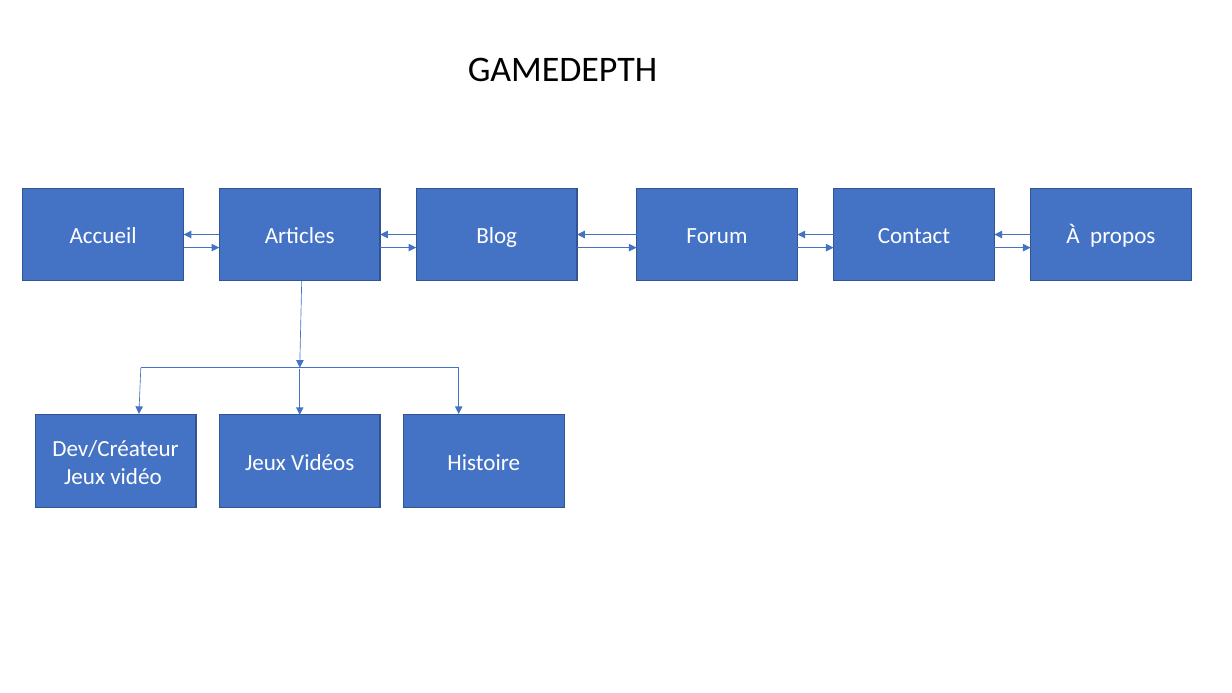
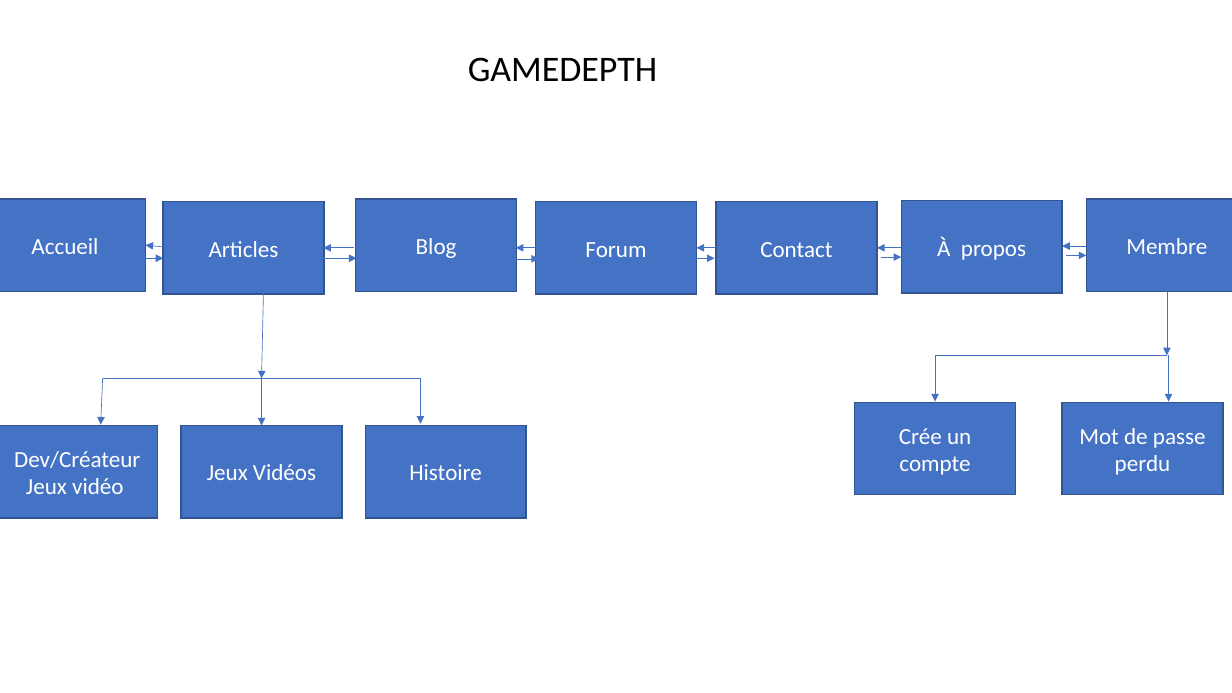
Before and after one commit to cegepmatane/technologies-web-TMRomain, a slide deck: slide 1 of Document/DIAGRAMME DE NAVIGATION.pptx. Drawn at 1232x693 pixels with LibreOffice and Linux fonts; fonts in the diff are those of the drawing. Boxes give left, top, right and bottom in pixels: in the first picture for what was removed or moved away, otherwise in the second. Text is boxed around its words. In the diff, an @@ line names an element or a change of style, - is before the commit and + after.

```diff
--- a/Document/DIAGRAMME DE NAVIGATION.pptx
+++ b/Document/DIAGRAMME DE NAVIGATION.pptx
@@ rectangle "Articles": place and size @@
-rectangle "Articles" at [219, 189, 380, 281]
+rectangle "Articles" at [163, 201, 323, 294]
@@ rectangle "Blog": place and size @@
-rectangle "Blog" at [417, 189, 578, 281]
+rectangle "Blog" at [356, 199, 517, 291]
@@ rectangle "Forum": place and size @@
-rectangle "Forum" at [637, 189, 798, 281]
+rectangle "Forum" at [536, 201, 697, 294]
@@ rectangle "Contact": place and size @@
-rectangle "Contact" at [834, 189, 994, 281]
+rectangle "Contact" at [716, 201, 877, 294]
@@ rectangle "À propos": place and size @@
-rectangle "À propos" at [1031, 189, 1191, 281]
+rectangle "À propos" at [901, 201, 1062, 293]
@@ rectangle added at [1087, 199, 1232, 291], fill #4472C4, outline #325491 1 pt, 18 pt, text #FFFFFF @@
+Membre
@@ arrow moved from (184, 248) - (219, 248) to (145, 258) - (164, 258) @@
@@ arrow moved from (219, 235) - (184, 235) to (164, 247) - (145, 245) @@
@@ arrow moved from (380, 248) - (417, 248) to (321, 258) - (357, 258) @@
@@ arrow moved from (417, 235) - (380, 235) to (354, 248) - (323, 248) @@
@@ arrow moved from (578, 248) - (637, 248) to (515, 259) - (539, 259) @@
@@ arrow moved from (637, 235) - (578, 235) to (537, 248) - (516, 248) @@
@@ arrow moved from (834, 235) - (798, 235) to (716, 248) - (697, 248) @@
@@ arrow moved from (798, 248) - (834, 248) to (697, 258) - (714, 258) @@
@@ arrow moved from (1031, 235) - (994, 235) to (901, 248) - (877, 248) @@
@@ arrow moved from (994, 248) - (1031, 248) to (882, 257) - (901, 257) @@
@@ arrow added from (1087, 246) to (1063, 246), #4472C4 0.5 pt @@
@@ arrow added from (1067, 255) to (1087, 255), #4472C4 0.5 pt @@
@@ 3 arrows, 1 line: place and size @@
-3 arrows, 1 line at [140, 281, 458, 415]
+3 arrows, 1 line at [103, 291, 421, 426]
@@ arrow added from (1167, 291) to (1167, 356), #4472C4 0.5 pt @@
@@ arrow added from (935, 356) to (935, 402), #4472C4 0.5 pt @@
@@ line added from (935, 356) to (1167, 356), #4472C4 0.5 pt @@
@@ arrow added from (1169, 356) to (1169, 402), #4472C4 0.5 pt @@
@@ 4 rectangles, 1 arrow: place and size @@
-4 rectangles, 1 arrow at [23, 189, 565, 507]
+4 rectangles, 1 arrow at [0, 199, 526, 518]
@@ rectangle added at [855, 403, 1016, 495], fill #4472C4, outline #325491 1 pt, 18 pt, text #FFFFFF @@
+Crée un compte
@@ rectangle added at [1063, 403, 1224, 495], fill #4472C4, outline #325491 1 pt, 18 pt, text #FFFFFF @@
+Mot de passe perdu
```
Also in this commit, not shown: 49 other files.
